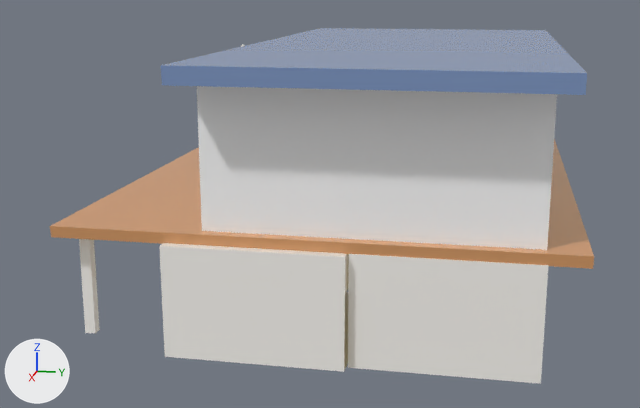
Renders of the FBX model SeniorProject2025/Assets/BetaBuildings/PoliceStation.fbx from each side of a commit.
Before and after are seen from a camera (50 mm lens) standing at (7.58, 2.05, 2.28) and looking at (0.34, 0.6, 0.47). Arrows for +X, +Y and +Z are at lower left; the lights stay in place. Where no turn or scale is listed for an object, it has been applied to the vertices.
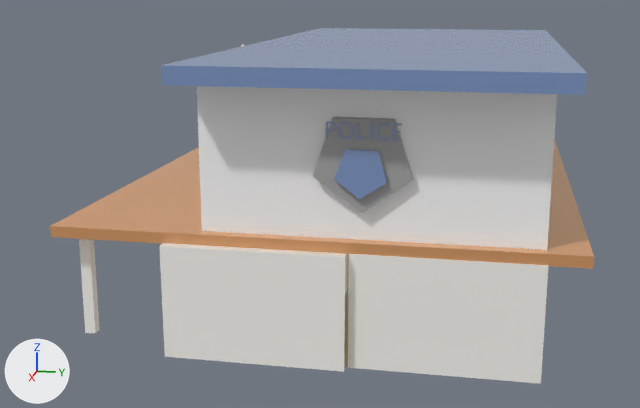
What differs and where, as boxes (x1, y1, x2, y2) in the pictures (640 x 408 px):
'pCylinder99.002', added: after (313, 117, 413, 213)
'pCylinder100.002', added (blue): after (334, 148, 387, 200)
'typeMesh2.002', added (blue): after (326, 121, 402, 141)

What the commit changed:
Mesh me_mesh_022 is new.
It has 12 vertices, 15 faces and spans x -0.041..0.039, y -0.293..0.292, z -0.307..0.249.
It uses material mat_standardsurface1 (grey #aaaaaa).
Mesh me_mesh_021 is new.
It has 212 vertices, 230 faces and spans x 0.0..0.003, y 0.013..0.453, z -0.002..0.1.
It uses material mat_standardsurface4 (blue #6b90c8).
Mesh me_mesh_023 is new.
It has 12 vertices, 15 faces and spans x -0.038..0.037, y -0.155..0.151, z -0.161..0.134.
It uses material mat_standardsurface4 (blue #6b90c8).
Object 'pCylinder99.002' (ob_pcylinder99_002) is new; it shows me_mesh_022.
Its location is (2.579, 1.304, 1.295).
Object 'typeMesh2.002' (ob_typemesh2_002) is new; it shows me_mesh_021.
Its location is (2.622, 1.079, 1.428).
Object 'pCylinder100.002' (ob_pcylinder100_002) is new; it shows me_mesh_023.
Its location is (2.609, 1.299, 1.238).
